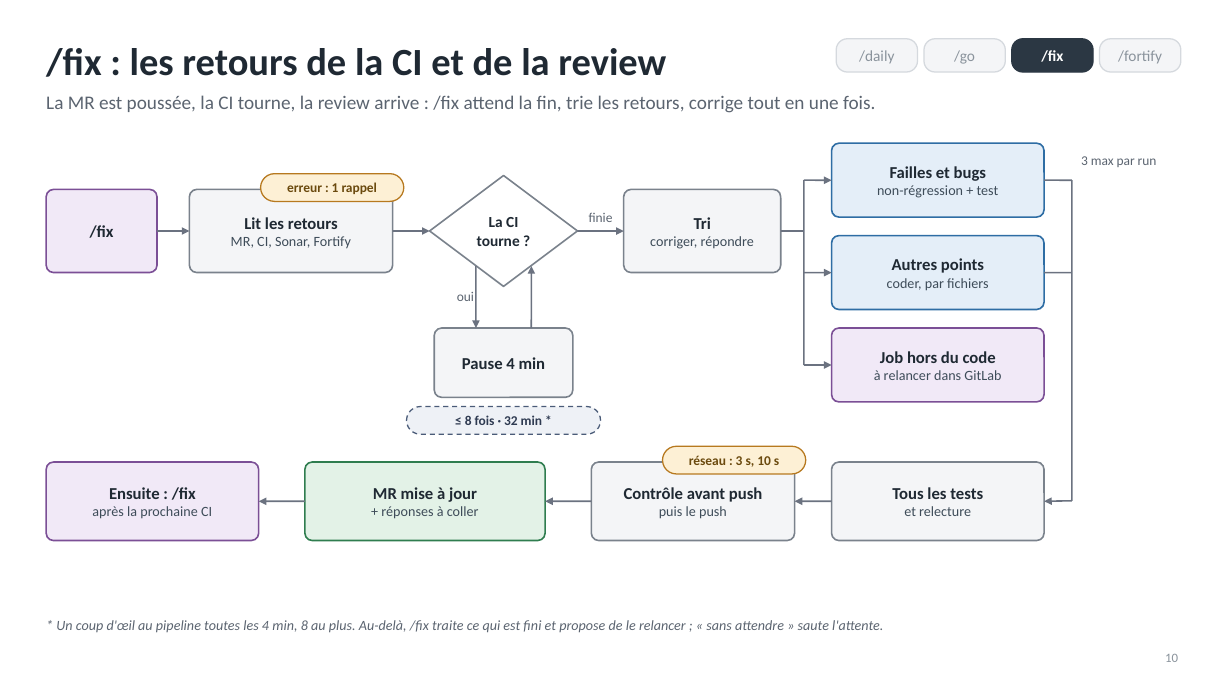
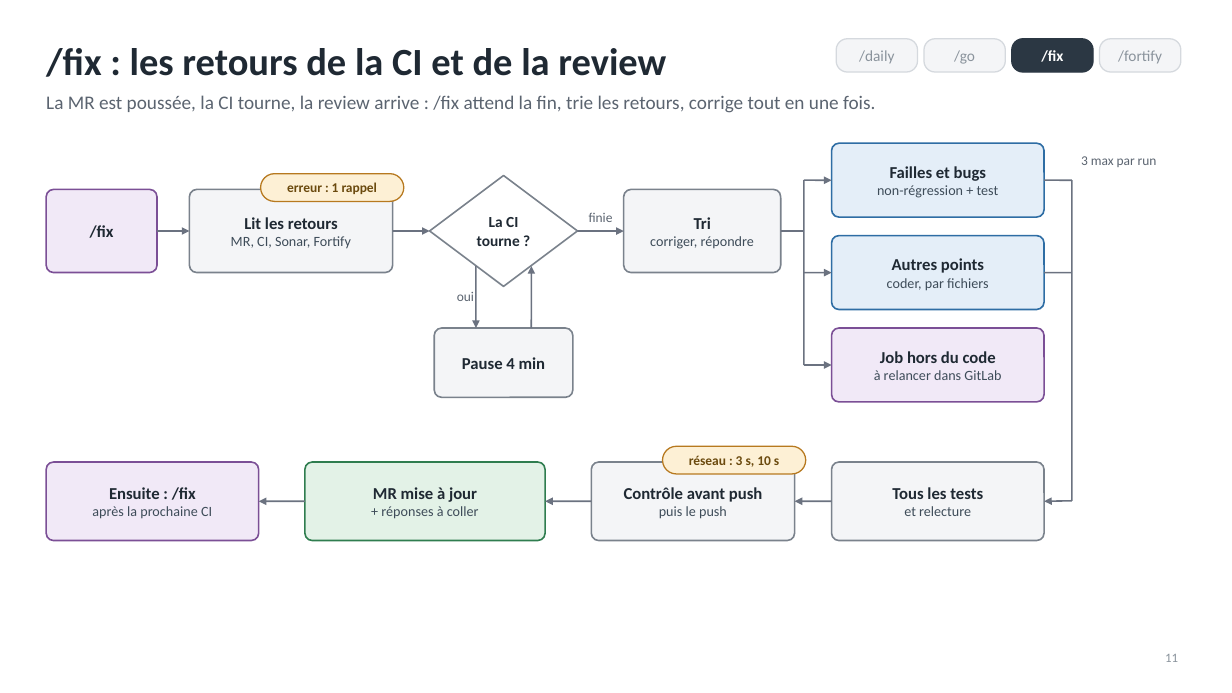
Before and after one commit to RabieDerouiche/OpenRDCode, a slide deck: slide 11 of opencode-v2/docs/presentation-tech-leads.pptx (slide 10 before the commit). Drawn at 1232x693 pixels with LibreOffice and Linux fonts; fonts in the diff are those of the drawing. Boxes give left, top, right and bottom in pixels: in the first picture for what was removed or moved away, otherwise in the second. Text is boxed around its words. In the diff, an @@ line names an element or a change of style, - is before the commit and + after.

```diff
--- a/opencode-v2/docs/presentation-tech-leads.pptx
+++ b/opencode-v2/docs/presentation-tech-leads.pptx
@@ rounded rectangle removed at box(407, 407, 601, 434) @@
-≤ 8 fois · 32 min *
@@ text removed at box(56, 620, 883, 633) @@
-* Un coup d'œil au pipeline toutes les 4 min, 8 au plus. Au-delà, /fix traite ce qui est fini et propose de le relancer ; « sans attendre » saute l'attente.
@@ page number at box(1165, 654, 1178, 662): text changed @@
-10
+11
```
Also in this commit, not shown: 5 other slides changed, 1 slide added, 4 other files.
